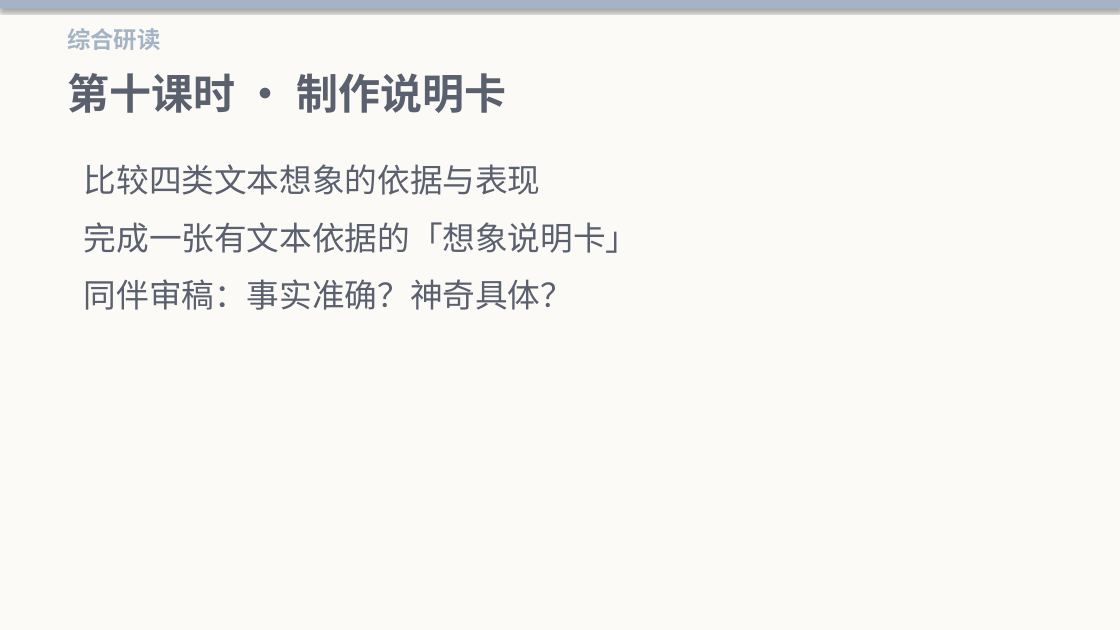
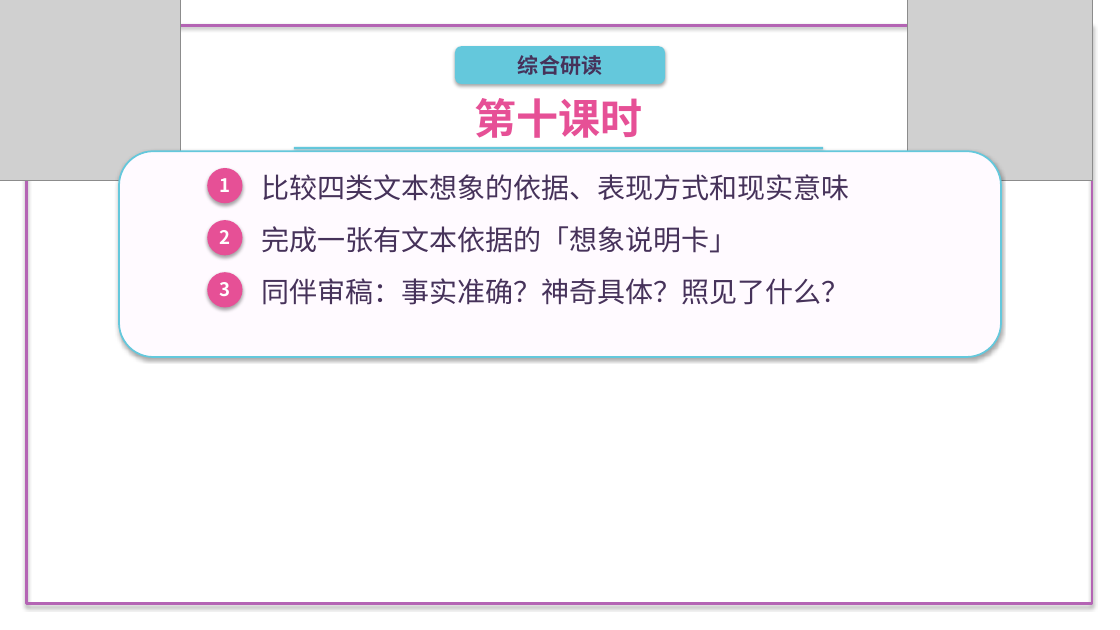
Before and after one commit to decemberlin54-del/declin, a slide deck: slide 2 of 第六单元PPT/第10-12课时 单元成果展示.pptx. Drawn at 1120x630 pixels with LibreOffice and Linux fonts; fonts in the diff are those of the drawing; grey boxes stand for pictures; background and template pictures are left out. Boxes give left, top, right and bottom in pixels: in the first picture for what was removed or moved away, otherwise in the second. Text is boxed around its words. In the diff, an @@ line names an element or a change of style, - is before the commit and + after.

```diff
--- a/第六单元PPT/第10-12课时 单元成果展示.pptx
+++ b/第六单元PPT/第10-12课时 单元成果展示.pptx
@@ rectangle removed at (0,0,1120,8) @@
@@ picture added at (0,0,181,181) @@
@@ rectangle: place and size @@
-rectangle at (0,0,1120,630)
+rectangle at (27,25,1092,604)
@@ rectangle at (27,25,1092,604): fill #FCFAF7 to none; outline none to #B464B4 2.5 pt @@
@@ picture added at (907,0,1092,181) @@
@@ text "综合研读": place and size @@
-text "综合研读" at (67,28,160,50)
+text "综合研读" at (518,55,602,75)
@@ text "综合研读" at (518,55,602,75): size 20 to 18 pt, text colour #A4B4C4 to #46325A; alignment left to centre; more space between paragraphs @@
@@ rounded rectangle added at (455,46,665,84), fill #64C8DC @@
@@ text at (475,98,643,138): text changed; text colour #5A606E to #E65096 @@
-第十课时 · 制作说明卡
+第十课时
@@ rectangle added at (294,147,823,150), fill #64C8DC @@
@@ text at (84,164,541,195): paragraph removed @@
-比较四类文本想象的依据与表现
@@ rounded rectangle added at (119,151,1002,357), fill #FFFAFF, outline #64C8DC 1.5 pt @@
@@ ellipse added at (208,168,243,203), fill #E65096 @@
@@ text added at (219,178,230,192), 16 pt, text #FFFFFF, bold @@
+1
@@ text added at (262,174,850,201), 24 pt, text #46325A @@
+比较四类文本想象的依据、表现方式和现实意味
@@ ellipse added at (208,220,243,255), fill #E65096 @@
@@ text added at (219,230,230,244), 16 pt, text #FFFFFF, bold @@
+2
@@ text "完成一张有文本依据的「想象说明卡」": place and size @@
-text "完成一张有文本依据的「想象说明卡」" at (84,164,639,310)
+text "完成一张有文本依据的「想象说明卡」" at (262,226,738,253)
@@ text "完成一张有文本依据的「想象说明卡」" at (262,226,738,253): size 28 to 24 pt, text colour #5A606E to #46325A; less space between paragraphs @@
@@ text at (84,279,573,310): paragraph removed @@
-同伴审稿：事实准确？神奇具体？
@@ ellipse added at (208,272,243,308), fill #E65096 @@
@@ text added at (219,282,230,296), 16 pt, text #FFFFFF, bold @@
+3
@@ text added at (262,278,850,305), 24 pt, text #46325A @@
+同伴审稿：事实准确？神奇具体？照见了什么？
```
Also in this commit, not shown: 8 other slides changed, 18 other files.
